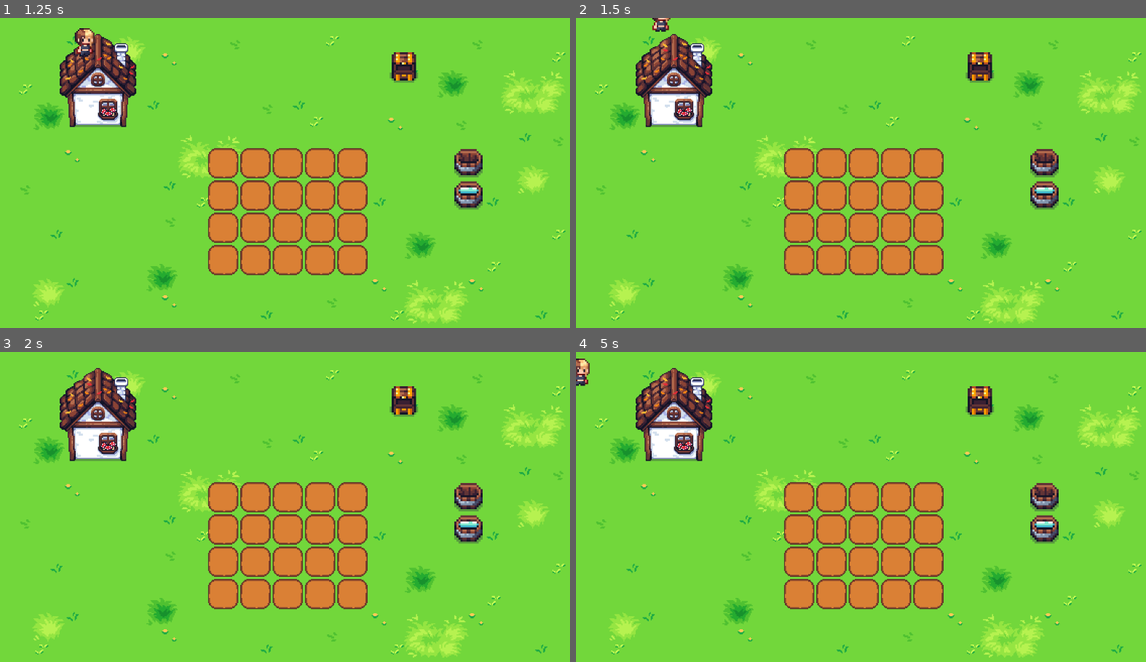
Above: before the commit, frames 1-4 (two rows, left to right).
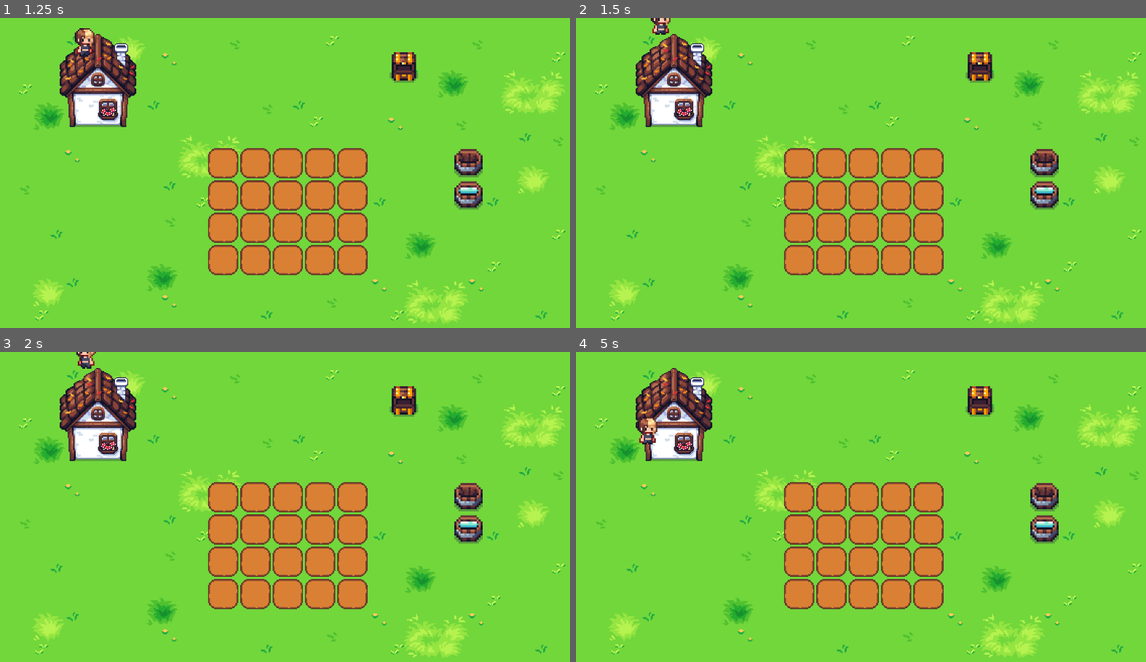
Above: after the commit, the same moments.

Repository: LightsOut366/projeto-fazendinha-LAJD
Game: Godot game, scene res://principal.tscn
The game is run twice, just before and just after one commit, with the same random seed, the same clock (stepped at 60 frames per second) and the same inputs.
Inputs:
- Up to frame 1 (1.25 s): tap Enter (ui_accept) at 0.5, 0.77 s; hold Up (UP) from 0.53 s (still down)
- Up to frame 2 (1.5 s): keep holding Up (UP)
- Up to frame 3 (2 s): keep holding Up (UP); tap Enter (ui_accept) at 1.52 s
- Up to frame 4 (5 s): release Up (UP) at 2.03 s; hold Left (Esquerda) 2.03-3.53 s; tap Enter (ui_accept) at 3.02, 3.5, 3.77, 4.52 s; hold Down (Down) 3.53-4.28 s; hold Right (Direita) from 4.28 s (still down)

Frame 1 is identical in both runs. In frame 2, 0.1% of the frame differs, in the area x 13-17%, y 0-6%; in frame 3, 0.1%; in frame 4, 0.4%, in the area x 0-15%, y 2-30%.

Commit message:
trouxe o movimento da outra branch pra essa
tinha feito uma funcionalidade que nao deixava o player sair da tela

Diff:
--- a/Dados.gd
+++ b/Dados.gd
@@ -1,4 +1,6 @@
 extends Node
+
+# @export deixa voce editar a variavel no inspetor do node ligado com esse script
 @export var semente = 0
 @export var dinheiro = 5
 @export var colhido = 0
--- a/fazendeira.gd
+++ b/fazendeira.gd
@@ -1,27 +1,33 @@
 extends CharacterBody2D
 
 const SPEED = 100.0
-const JUMP_VELOCITY = -100.0
+var tam_tela
+
+
+func _ready():
+	tam_tela = get_viewport_rect().size
 
 func _physics_process(delta) -> void:
 
-	#movimentar para os 4 lados
-	var direction = Input.get_vector("Esquerda", "Direita", "UP","Down")
 
-	if Input.is_action_pressed("Direita") || Input.is_action_pressed("Esquerda") || Input.is_action_pressed("UP") || Input.is_action_pressed("Down"):
-		pass
-	else:
-		direction = Vector2.ZERO
+	var direction = Vector2.ZERO # vetor de movimento do player
+
+	if Input.is_action_pressed("Direita"):
+		direction.x += 1
+		$AnimatedSprite2D.play("andando_frente")
+	if Input.is_action_pressed("Esquerda"):
+		direction.x -= 1
+		$AnimatedSprite2D.play("andando_tras")
+	if Input.is_action_pressed("Down"):
+		direction.y += 1
+	if Input.is_action_pressed("UP"):
+		direction.y -= 1
+
+	if direction.length() == 0:
 		$AnimatedSprite2D.play("parado") # sem apertar botao, fica parado
-	direction = direction.normalized()
 
-	velocity = (direction * SPEED)
-	move_and_slide()
+	if direction.length() > 0:
+		direction = direction.normalized() * SPEED
 
-
-	# Andar para frente e para trás
-	if Input.is_action_just_pressed("ui_left"):
-		$AnimatedSprite2D.play("andando_tras")
-
-	if Input.is_action_just_pressed("ui_right"):
-		$AnimatedSprite2D.play("andando_frente")
+	position += direction * delta # move o personagem sem atrelar ao fps
+	position = position.clamp(Vector2.ZERO, tam_tela) # nao deixa ele sair da tela
